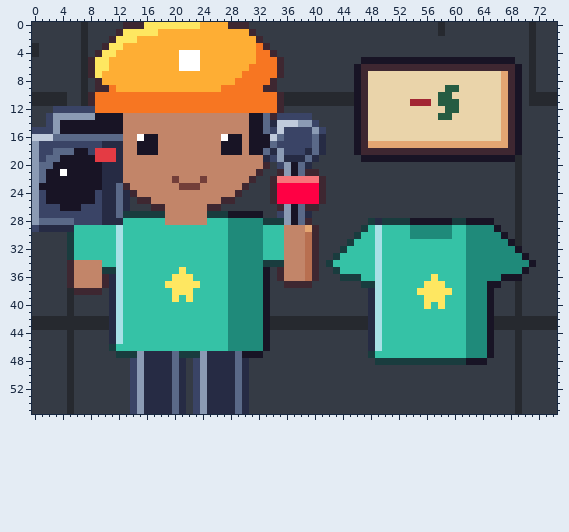
A pixel-art file gets an edit: art/hood-city/card-promo-team-merch.aseprite. That is the earlier state.
75x56 pixels, 1 frame.
New version:
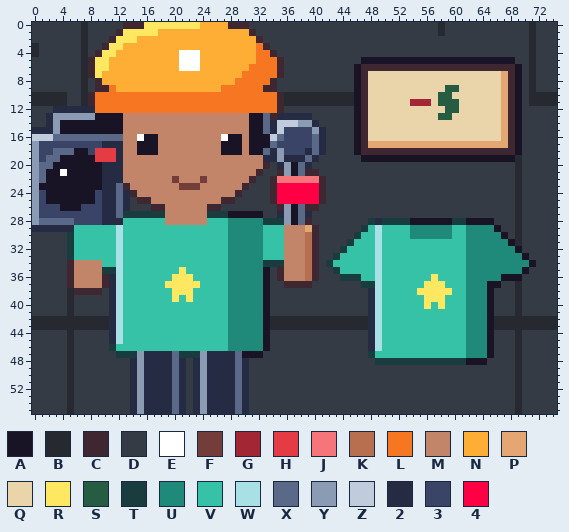
Palette (. is transparent): A #181425  B #26292f  C #3e2731  D #353b45  E #ffffff  F #733e39  G #a22633  H #e43b44  J #f6757a  K #b86f50  L #f77622  M #c28569  N #feae34  P #e4a672  Q #ead4aa  R #fee761  S #265c42  T #193c3e  U #1f8a7a  V #35c2a6  W #a8e0e6  X #5a6988  Y #8b9bb4  Z #c0cbdc  2 #262b44  3 #3a4466  4 #ff0044
Edits made:
Colour 3 becomes colour 2 in row 12 at x 3 to 8; in row 13 at x 2 and 35 to 39; in row 14 at x 2 and 40; in row 15 at x 0 to 2, 34 and 41; in row 19 at x 34; in row 20 at x 35.
Colour 3 becomes colour 2 in row 27 at x 35; in row 29 at x 0; in rows 48 to 55 at x 14 and 23.
Where, in picture pixels (left, top, right, bottom), the same in both pictures:
changed: (32, 106, 95, 134)
changed: (270, 113, 326, 169)
changed: (277, 211, 284, 218)
changed: (32, 225, 39, 232)
changed: (130, 358, 137, 414)
changed: (193, 358, 200, 414)
